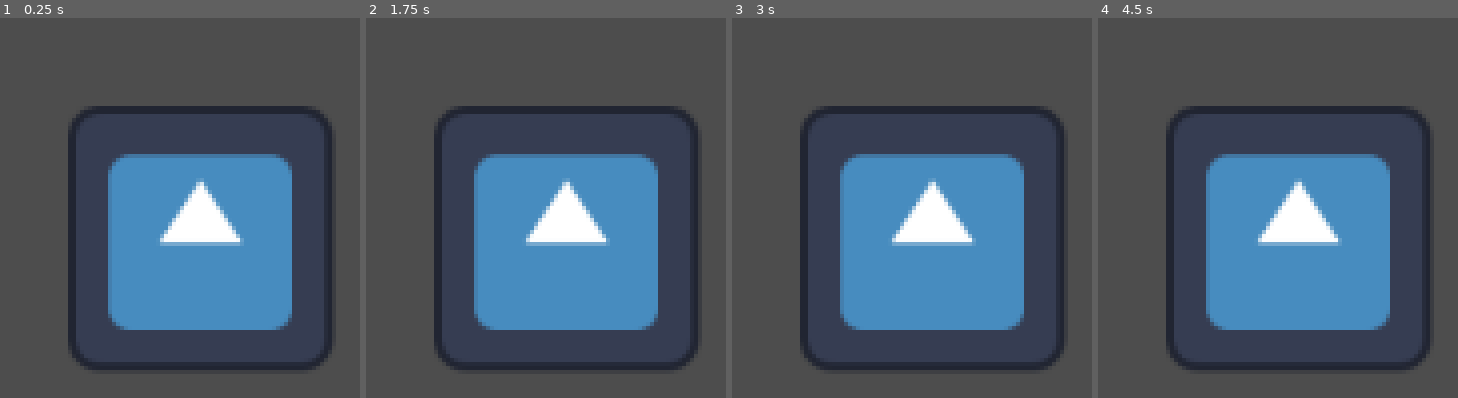
Above: before the commit, frames 1-4 (left to right).
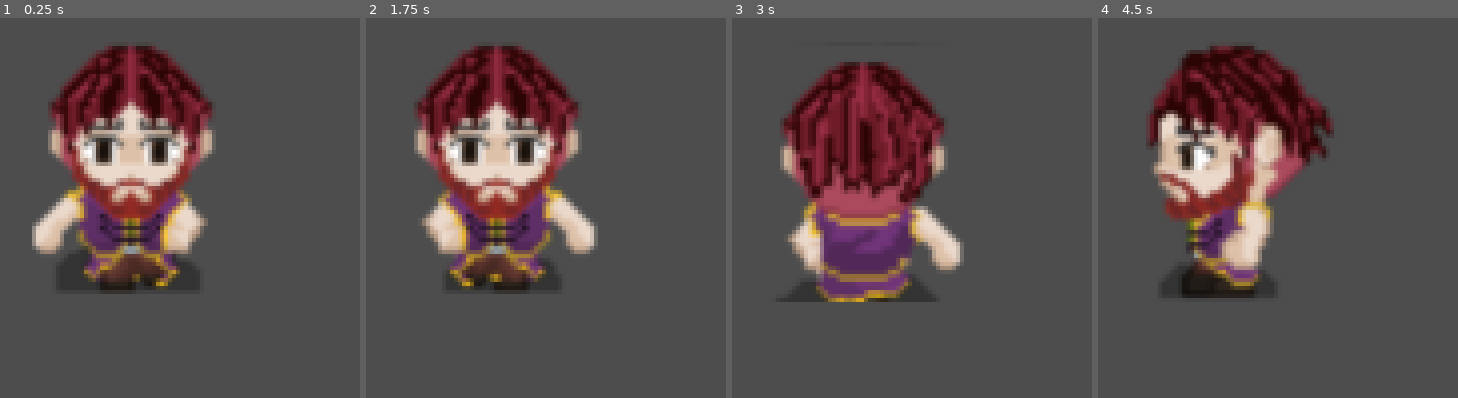
Above: after the commit, the same moments.

Repository: BeepBoopEntertainment/jab
Game: Godot game, scene res://src/tilemaps/tile_map.tscn
Two runs of this game, one before a commit and one after it. Both use one fixed random seed, a clock stepped at 60 frames per second and the inputs below. The engine's default icon, where the game draws it, is replaced by a stand-in: a white triangle on a blue panel in a dark square.
Inputs:
- Up to frame 1 (0.25 s): no input
- Up to frame 2 (1.75 s): tap Enter at 0.5 s; hold Right (ui_right) 0.53-1.28 s; tap Space at 1.25 s; hold Down (ui_down) from 1.28 s (still down)
- Up to frame 3 (3 s): release Down (ui_down) at 2.03 s; hold Right (ui_right) 2.03-2.78 s; tap Enter at 2.75 s; hold Up (ui_up) from 2.78 s (still down)
- Up to frame 4 (4.5 s): tap Space at 3.5 s; release Up (ui_up) at 3.53 s; hold Left (ui_left) from 3.53 s (still down)

The runs differ from the first frame. In frame 1, 43% of the frame differs, in the area x 8-93%, y 7-93%; in frame 2, 42%; in frame 3, 41%; in frame 4, 43%.
Error in both runs: Invalid access to property or key 'position' on a base object of type 'null instance'. (res://src/tilemaps/tile_map.gd:69)

Commit message:
simple player animation

Diff:
--- a/src/player/player.gd
+++ b/src/player/player.gd
@@ -6,4 +6,25 @@
 	velocity.x = Input.get_axis("ui_left", "ui_right")
 	velocity.y = Input.get_axis("ui_up", "ui_down")
 	velocity = velocity.normalized() * SPEED
+	var pressed_key = false
+	if Input.is_key_pressed(KEY_UP):
+		$AnimatedSprite2D.play("forward")
+		$AnimatedSprite2D.speed_scale = 1
+		pressed_key = true
+	if Input.is_key_pressed(KEY_DOWN):
+		$AnimatedSprite2D.play("backward")
+		$AnimatedSprite2D.speed_scale = 1
+		pressed_key = true
+	if Input.is_key_pressed(KEY_LEFT):
+		$AnimatedSprite2D.play("left")
+		$AnimatedSprite2D.speed_scale = 1
+		pressed_key = true
+	if Input.is_key_pressed(KEY_RIGHT):
+		$AnimatedSprite2D.play("right")
+		$AnimatedSprite2D.speed_scale = 1
+		pressed_key = true
+
+	if !pressed_key:
+		$AnimatedSprite2D.speed_scale = 0
+
 	move_and_slide()
--- a/src/player/player.tscn
+++ b/src/player/player.tscn
@@ -1,22 +1,131 @@
-[gd_scene load_steps=4 format=3 uid="uid://bfxf5v5dyawxd"]
+[gd_scene load_steps=17 format=3 uid="uid://bfxf5v5dyawxd"]
 
-[ext_resource type="Texture2D" uid="uid://d211aegnexx8q" path="res://icon.svg" id="1_6bboi"]
 [ext_resource type="Script" path="res://src/player/player.gd" id="1_x432c"]
+[ext_resource type="Texture2D" uid="uid://xpaeblx6xux5" path="res://assets/characters/48x48.png" id="2_c00j2"]
 
 [sub_resource type="RectangleShape2D" id="RectangleShape2D_q3x5o"]
-size = Vector2(16, 16)
+size = Vector2(32, 32)
+
+[sub_resource type="AtlasTexture" id="AtlasTexture_rqog2"]
+atlas = ExtResource("2_c00j2")
+region = Rect2(0, 3, 48, 47)
+
+[sub_resource type="AtlasTexture" id="AtlasTexture_ffp55"]
+atlas = ExtResource("2_c00j2")
+region = Rect2(48, 3, 48, 47)
+
+[sub_resource type="AtlasTexture" id="AtlasTexture_wfvat"]
+atlas = ExtResource("2_c00j2")
+region = Rect2(96, 3, 48, 47)
+
+[sub_resource type="AtlasTexture" id="AtlasTexture_bo043"]
+atlas = ExtResource("2_c00j2")
+region = Rect2(0, 144, 48, 47)
+
+[sub_resource type="AtlasTexture" id="AtlasTexture_bp3sn"]
+atlas = ExtResource("2_c00j2")
+region = Rect2(48, 144, 48, 47)
+
+[sub_resource type="AtlasTexture" id="AtlasTexture_110y6"]
+atlas = ExtResource("2_c00j2")
+region = Rect2(96, 144, 48, 47)
+
+[sub_resource type="AtlasTexture" id="AtlasTexture_c4usv"]
+atlas = ExtResource("2_c00j2")
+region = Rect2(0, 50, 48, 47)
+
+[sub_resource type="AtlasTexture" id="AtlasTexture_ecucu"]
+atlas = ExtResource("2_c00j2")
+region = Rect2(48, 50, 48, 47)
+
+[sub_resource type="AtlasTexture" id="AtlasTexture_ojqvx"]
+atlas = ExtResource("2_c00j2")
+region = Rect2(96, 50, 48, 47)
+
+[sub_resource type="AtlasTexture" id="AtlasTexture_ddcv6"]
+atlas = ExtResource("2_c00j2")
+region = Rect2(0, 97, 48, 47)
+
+[sub_resource type="AtlasTexture" id="AtlasTexture_l23ho"]
+atlas = ExtResource("2_c00j2")
+region = Rect2(48, 97, 48, 47)
+
+[sub_resource type="AtlasTexture" id="AtlasTexture_oc6qc"]
+atlas = ExtResource("2_c00j2")
+region = Rect2(96, 97, 48, 47)
+
+[sub_resource type="SpriteFrames" id="SpriteFrames_hqrca"]
+animations = [{
+"frames": [{
+"duration": 1.0,
+"texture": SubResource("AtlasTexture_rqog2")
+}, {
+"duration": 1.0,
+"texture": SubResource("AtlasTexture_ffp55")
+}, {
+"duration": 1.0,
+"texture": SubResource("AtlasTexture_wfvat")
+}],
+"loop": true,
+"name": &"backward",
+"speed": 5.0
+}, {
+"frames": [{
+"duration": 1.0,
+"texture": SubResource("AtlasTexture_bo043")
+}, {
+"duration": 1.0,
+"texture": SubResource("AtlasTexture_bp3sn")
+}, {
+"duration": 1.0,
+"texture": SubResource("AtlasTexture_110y6")
+}],
+"loop": true,
+"name": &"forward",
+"speed": 5.0
+}, {
+"frames": [{
+"duration": 1.0,
+"texture": SubResource("AtlasTexture_c4usv")
+}, {
+"duration": 1.0,
+"texture": SubResource("AtlasTexture_ecucu")
+}, {
+"duration": 1.0,
+"texture": SubResource("AtlasTexture_ojqvx")
+}],
+"loop": true,
+"name": &"left",
+"speed": 5.0
+}, {
+"frames": [{
+"duration": 1.0,
+"texture": SubResource("AtlasTexture_ddcv6")
+}, {
+"duration": 1.0,
+"texture": SubResource("AtlasTexture_l23ho")
+}, {
+"duration": 1.0,
+"texture": SubResource("AtlasTexture_oc6qc")
+}],
+"loop": true,
+"name": &"right",
+"speed": 5.0
+}]
 
 [node name="player" type="CharacterBody2D"]
 script = ExtResource("1_x432c")
 
-[node name="Sprite2D" type="Sprite2D" parent="."]
-position = Vector2(8, 8)
-scale = Vector2(0.25, 0.25)
-texture = ExtResource("1_6bboi")
-
 [node name="CollisionShape2D" type="CollisionShape2D" parent="."]
-position = Vector2(8, 8)
 shape = SubResource("RectangleShape2D_q3x5o")
 
 [node name="Camera2D" type="Camera2D" parent="."]
 zoom = Vector2(3, 3)
+
+[node name="AnimatedSprite2D" type="AnimatedSprite2D" parent="."]
+position = Vector2(0, -4.76837e-07)
+scale = Vector2(0.666667, 0.670213)
+sprite_frames = SubResource("SpriteFrames_hqrca")
+animation = &"backward"
+frame_progress = 0.216222
+speed_scale = 2.08165e-12
